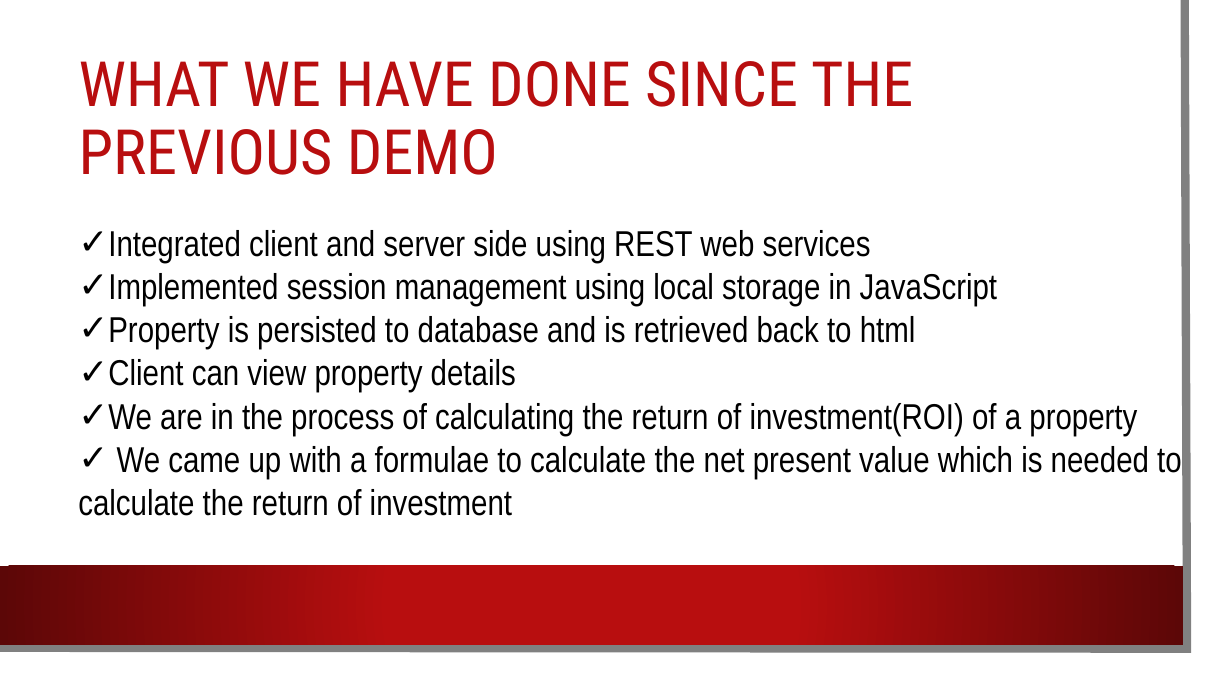
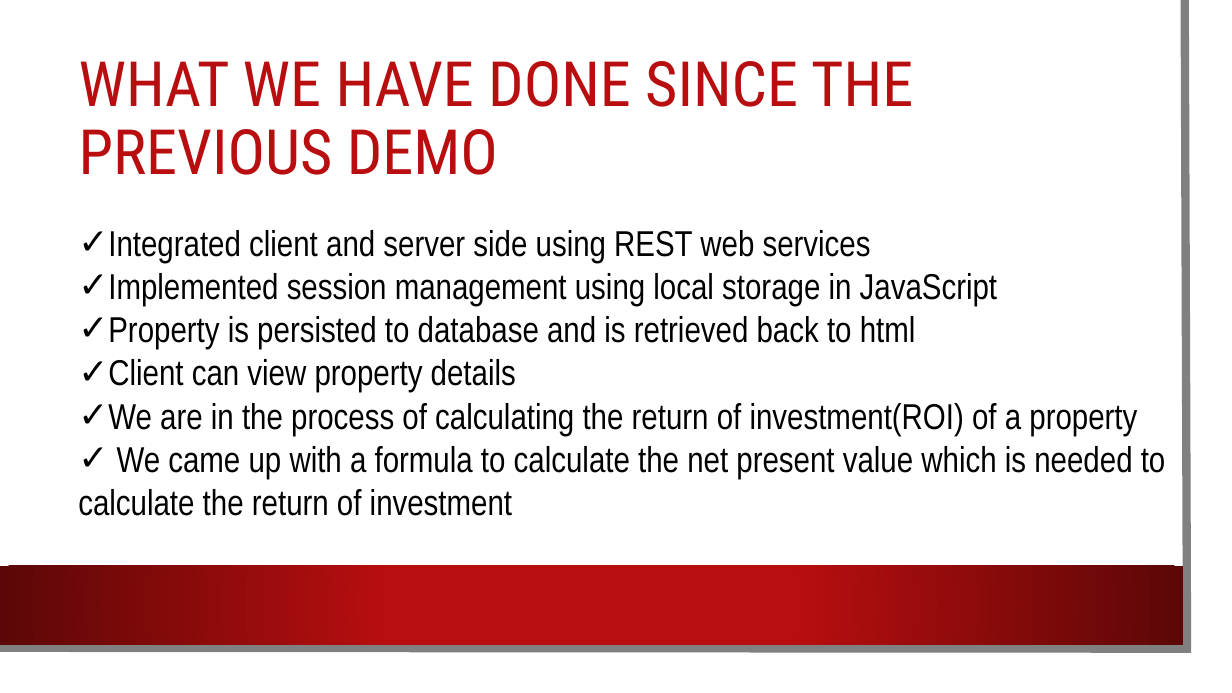
Before and after one commit to u13278012/IMPAKD, a slide deck: slide 3 of DEMO3/DEMO3.pptx. Drawn at 1232x693 pixels with LibreOffice and Linux fonts; fonts in the diff are those of the drawing; background and template pictures are left out. Boxes give left, top, right and bottom in pixels: in the first picture for what was removed or moved away, otherwise in the second. Text is boxed around its words. In the diff, an @@ line names an element or a change of style, - is before the commit and + after.

Commit message:
Updated Demo 3 Presentation

```diff
--- a/DEMO3/DEMO3.pptx
+++ b/DEMO3/DEMO3.pptx
@@ text at (117, 446, 1166, 479): text changed @@
-✓ We came up with a formulae to calculate the net present value which is needed to
+✓ We came up with a formula to calculate the net present value which is needed to
```
Also in this commit, not shown: 2 slides added.
